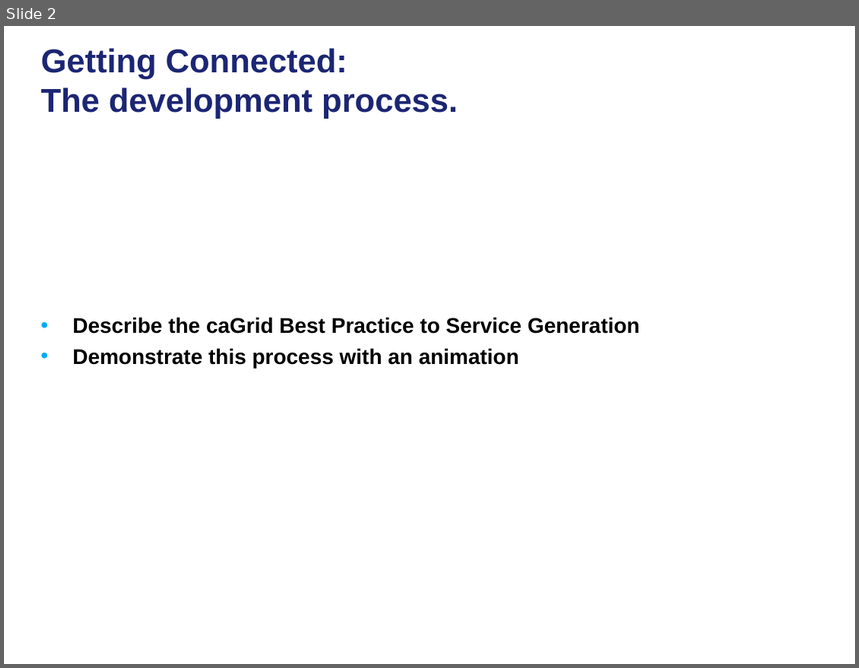
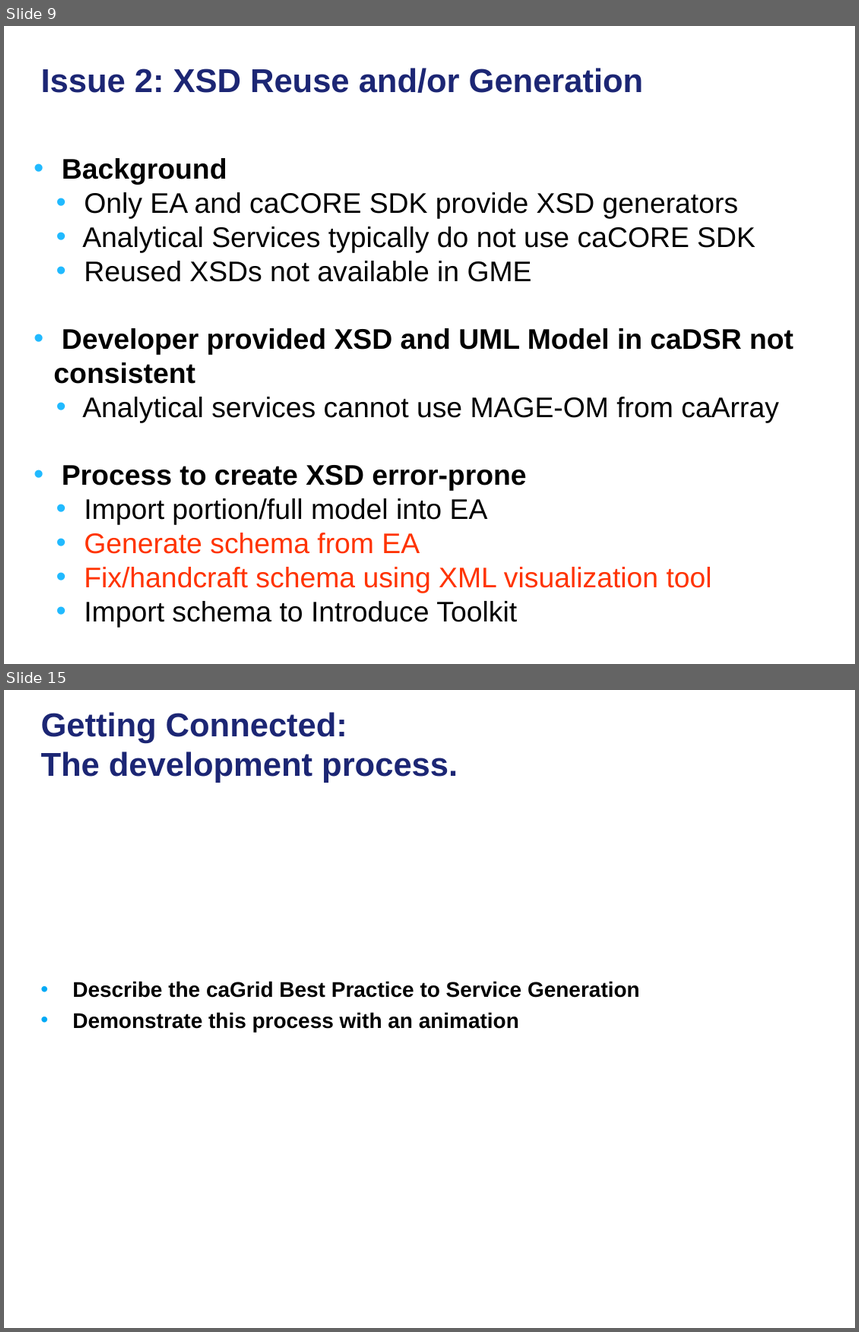
Before and after one commit to NCIP/cagrid-docs, a slide deck: presentations/200801_VCDE_ARCH/20080128_30_F2F_ASBP_Grid_BP.ppt. Shown one above the other, each under a label of ours: slide 2 before the commit, slides 9 and 15 after it; the slides between them are not shown. The pictures are 859x668 and 859x1332 pixels, drawn with LibreOffice and Linux fonts; fonts in the diff are those of the drawing; background and template pictures are left out. Boxes give left, top, right and bottom in pixels: in the first picture for what was removed or moved away, otherwise in the second. Text is boxed around its words. In the diff, an @@ line names an element or a change of style, - is before the commit and + after.

```diff
--- a/presentations/200801_VCDE_ARCH/20080128_30_F2F_ASBP_Grid_BP.ppt
+++ b/presentations/200801_VCDE_ARCH/20080128_30_F2F_ASBP_Grid_BP.ppt
@@ slide 9 added at <box>4,26,855,664</box>, background picture (left out) @@
@@ title added at <box>41,68,644,93</box>, 28 pt, text #1C2674, bold @@
+Issue 2: XSD Reuse and/or Generation
@@ text added at <box>53,158,794,627</box>, 24 pt, text #000000 @@
+• Background
+  • Only EA and caCORE SDK provide XSD generators
+  • Analytical Services typically do not use caCORE SDK
+  • Reused XSDs not available in GME
+• Developer provided XSD and UML Model in caDSR not consistent
+  • Analytical services cannot use MAGE-OM from caArray
+• Process to create XSD error-prone
+  • Import portion/full model into EA
+  • Generate schema from EA
+  • Fix/handcraft schema using XML visualization tool
+  • Import schema to Introduce Toolkit
@@ what was slide 2 is now slide 15 @@
```
Also in this commit, not shown: 5 slides changed, 19 other slides added.
